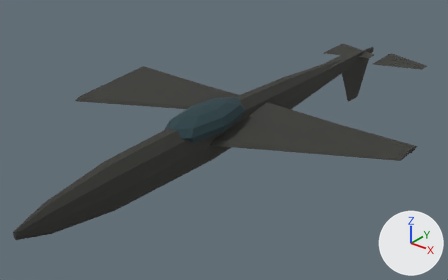
What one commit did to the glTF model game/assets/units/su34_Destroyed.glb.
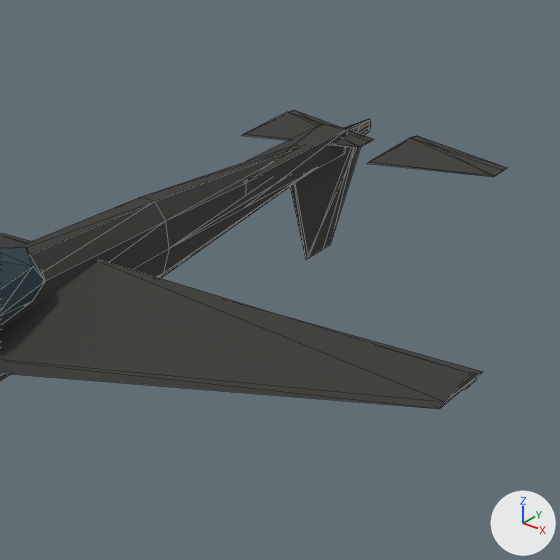
Each version is shown whole from a 50 mm camera at (14.67, -20.04, 12.9) aimed at (-0.66, -0.88, 1.02), then close up on the part from 51% to 100% of the width and 0% to 79% of the height. Every picture has the same lights, and +X, +Y and +Z are marked at lower right. The older version's two pictures come first. The close-ups show mesh edges as thin lines. Where no turn or scale is listed for an object, it has been applied to the vertices.

Before the edit, the objects in view are built like this:
```python
me_elevator_l = bpy.data.meshes.new('Elevator_L')
me_elevator_l.from_pydata(...)  # 8 vertices, 12 faces; spans x 0.0..2.35, y -1.18..1.18, z 0.0..0.05
me_elevator_l.materials.append(mat_burned)  # dark grey #383835
me_elevator_r = bpy.data.meshes.new('Elevator_R')
me_elevator_r.from_pydata(...)  # 8 vertices, 12 faces; spans x 0.0..2.35, y -1.18..1.18, z 0.0..0.05
me_elevator_r.materials.append(mat_burned)  # dark grey #383835
me_fuselage = bpy.data.meshes.new('Fuselage')
me_fuselage.from_pydata(...)  # 70 vertices, 136 faces; spans x -0.7..0.7, y -11.8..11.8, z -1.1..1.1
me_fuselage.materials.append(mat_burned)  # dark grey #383835
me_rudder = bpy.data.meshes.new('Rudder')
me_rudder.from_pydata(...)  # 8 vertices, 12 faces; spans x 0.0..0.05, y -1.89..1.89, z -2.56..0.0
me_rudder.materials.append(mat_burned)  # dark grey #383835
ob_elevator_l = bpy.data.objects.new('Elevator_L', me_elevator_l)
ob_elevator_l.location = (-1.47, 9.9, 2.38)
ob_elevator_r = bpy.data.objects.new('Elevator_R', me_elevator_r)
ob_elevator_r.location = (1.47, 9.9, 2.38)
ob_fuselage = bpy.data.objects.new('Fuselage', me_fuselage)
ob_fuselage.parent = ob_root
ob_fuselage.location = (0.0, 0.0, 0.0)
ob_rudder = bpy.data.objects.new('Rudder', me_rudder)
ob_rudder.location = (0.0, 9.9, 2.26)
# also in view: 'TailBoom' at (0.0, 8.01, 2.26); 'Cockpit' at (0.0, -2.83, 2.87); 'Wing_R' at (3.53, -1.14, 2.38)
```
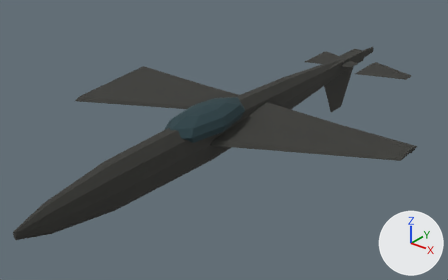
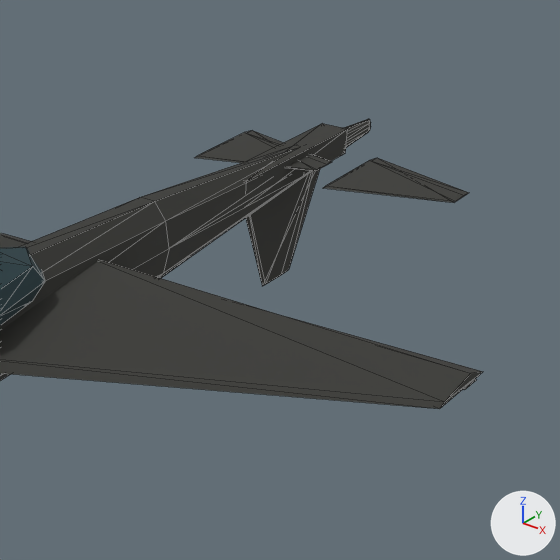
What changed in the scene script:
```text
Change ob_elevator_l:
    ob_elevator_l.location: (-1.47, 9.9, 2.38) -> (-1.47, 8.01, 2.38)
Change ob_elevator_r:
    ob_elevator_r.location: (1.47, 9.9, 2.38) -> (1.47, 8.01, 2.38)
Change ob_rudder:
    ob_rudder.location: (0.0, 9.9, 2.26) -> (0.0, 8.01, 2.26)
```

What differs and where, as boxes (x1, y1, x2, y2) in the close-ups (560 x 560 px):
'Rudder', moved: before (290, 147, 360, 259); after (246, 169, 320, 286)
'Elevator_R', moved: before (367, 136, 507, 177); after (323, 158, 469, 203)
'Elevator_L', moved: before (241, 110, 374, 148); after (195, 130, 331, 171)
